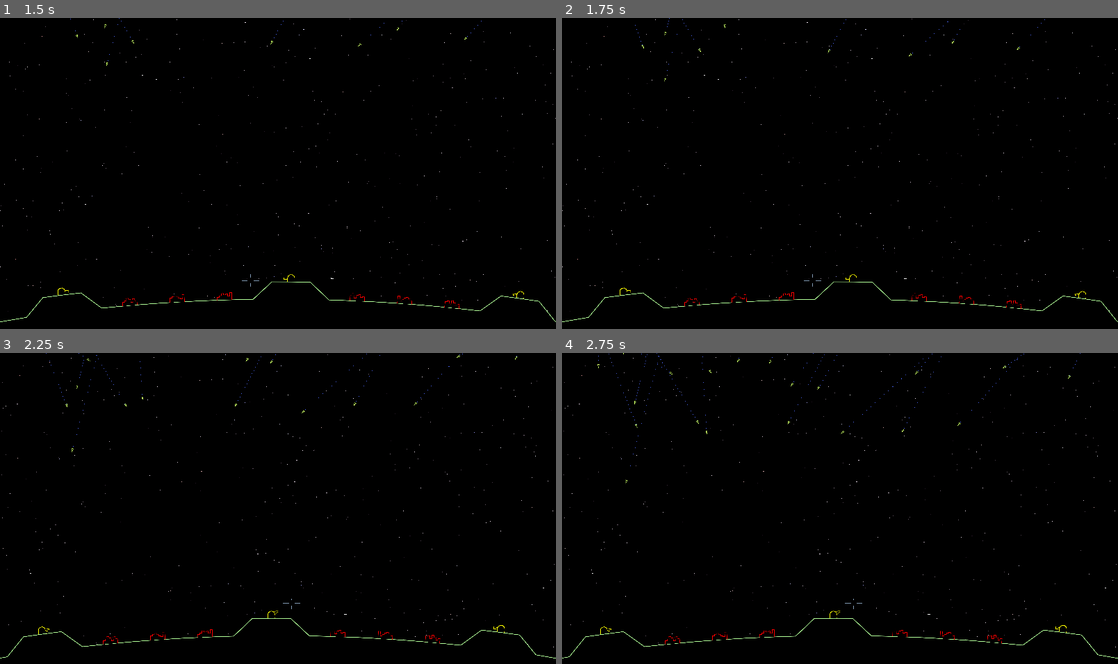
Above: before the commit, frames 1-4 (two rows, left to right).
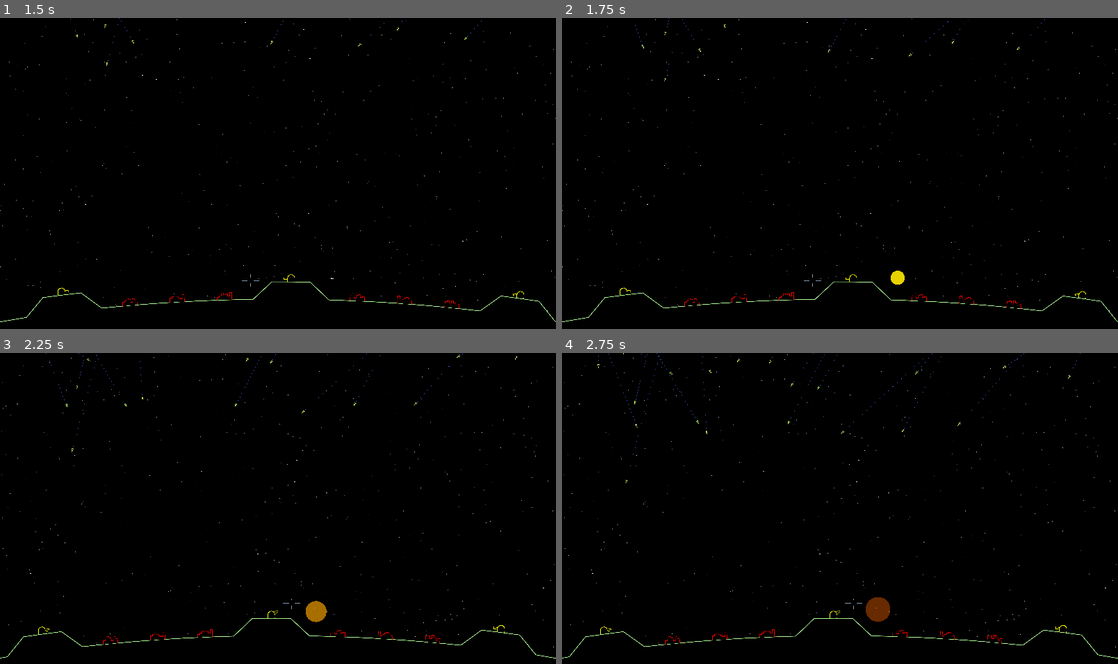
Above: after the commit, the same moments.

Repository: tartley/missile-commander
Game: Godot game, scene res://src/main/main.tscn
Same seed, same stepped clock (60 frames per second), same inputs: the game is played once before the commit and once after it.
Inputs (mouse positions are in pixels of both pictures, inside the frame that each line leads up to):
- Up to frame 1 (1.5 s): tap Enter at 0.5 s; move the mouse to (305, 173) at 0.52 s; hold W from 0.53 s (still down); move the mouse to (250, 176) at 1.27 s
- Up to frame 2 (1.75 s): keep holding W
- Up to frame 3 (2.25 s): keep holding W; move the mouse to (289, 502) at 2.02 s
- Up to frame 4 (2.75 s): keep holding W

Frame 1 is identical in both runs. In frame 2, less than 0.1% of the frame differs, in the area x 59-62%, y 81-86%; in frame 3, 0.2%; in frame 4, 0.3%, in the area x 54-67%, y 78-87%.
Error before the commit: Invalid access to property or key 'destition' on a base object of type 'Node2D (shot.gd)'. (res://src/shot/shot.gd:30)

Commit message:
Fix typo bug

Diff:
--- a/src/shot/shot.gd
+++ b/src/shot/shot.gd
@@ -27,7 +27,7 @@
 func _process(delta: float) -> void:
     var dpos := velocity * delta
     self.position += dpos
-    if self.position.distance_squared_to(self.destition) <= dpos.length_squared():
+    if self.position.distance_squared_to(self.destination) <= dpos.length_squared():
         destination_reached()
 
 func _draw():
Not shown, changed: README.md
